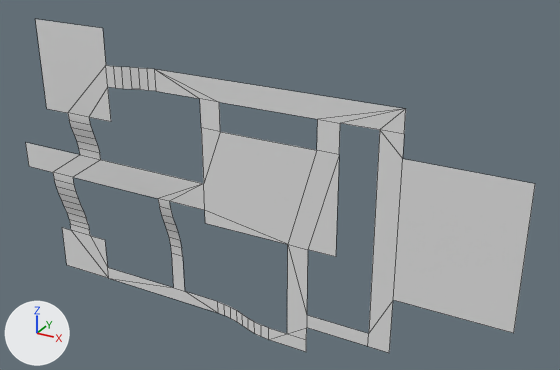
What one commit did to the FBX model Assets/03_PROPS/01_Meshes/Props_A/sol/SM_Floor.fbx.
The view is the same before and after, from a 50 mm lens placed at (758.0, -799.0, 292.0), pointed at (298.0, 37.0, -126.0). Arrows for +X, +Y and +Z are at lower left; the lights stay in place. Mesh edges are drawn as thin lines.

Names of what the first picture shows: 'SM_Floor'.
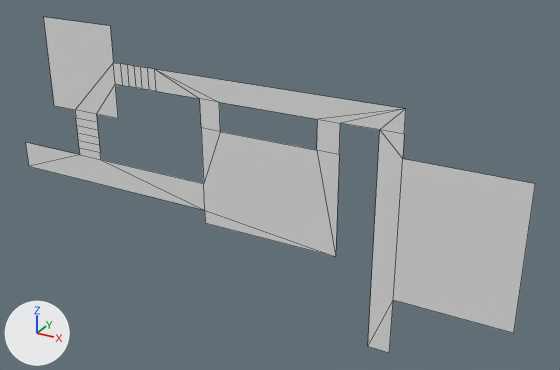
Location of each change, [x1, y1, x2, y2] in pixels of the pictures (560 x 370 px):
'SM_Floor', reshaped
    before: [26, 19, 535, 353]
    after: [26, 17, 535, 353]
part 1 of me_plane_039, cut back
    both: [26, 131, 403, 353]

Edits to the bpy script that builds the scene:
```text
Change me_plane_039:
    used by ob_sm_floor; location = (0.0, 0.0, 0.0)
    remove me_plane_039.from_pydata(...)  # 124 vertices, 74 faces; spans x -130.0..630.0, y -16.0..24.0, z -350.0..70.0
    add me_plane_039.from_pydata(...)  # 55 vertices, 34 faces; spans x -130.0..630.0, y 0.0, z -310.0..70.0
    me_plane_039 part 1
    69 vertices are removed from x -100.0..450.0, y 0.0..24.0, z -350.0..-170.0
    48 faces are deleted
    6 vertices in x -60.0..72.0, y -15.0, z -60.0..20.0 move by (0.0, 15.0, 0.0)
    4 vertices in x -60.0..60.0, y -16.0, z -10.0..70.0 move by (0.0, 16.0, 0.0)
    4 vertices in x -20.0..118.0, y -1.0, z -118.0..20.0 move by (0.0, 1.0, 0.0)
    14 vertices move from x -20.0..107.0, y -14.0..-3.0, z -107.0..20.0 to x -20.0..107.0, y 0.0, z -107.0..20.0
    8 new faces join them
```
